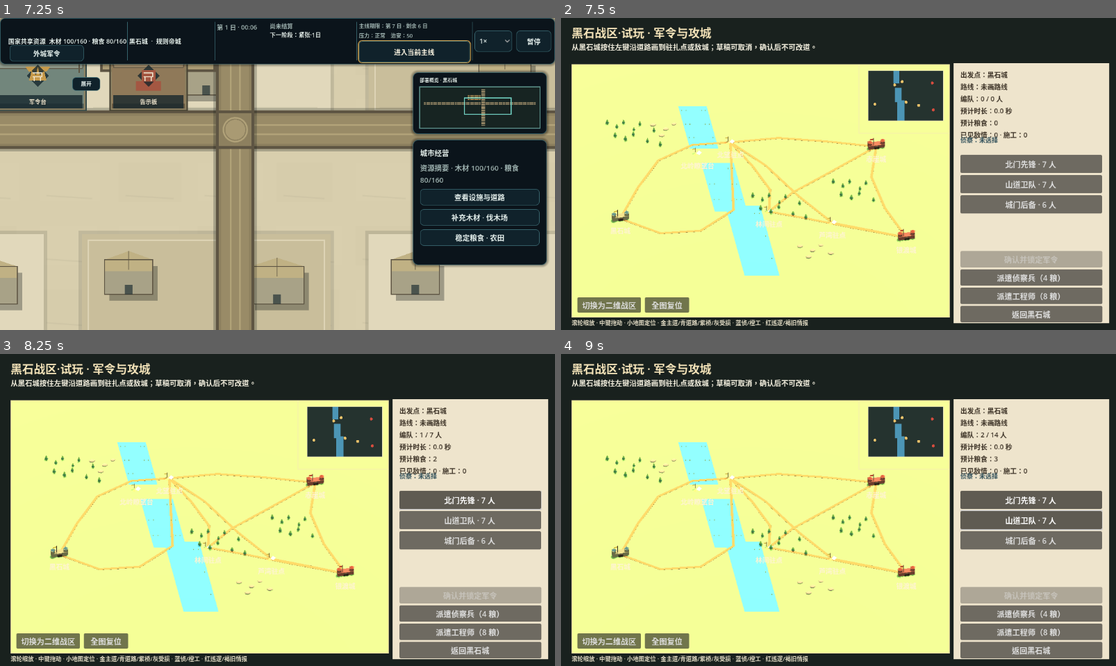
Above: before the commit, frames 1-4 (two rows, left to right).
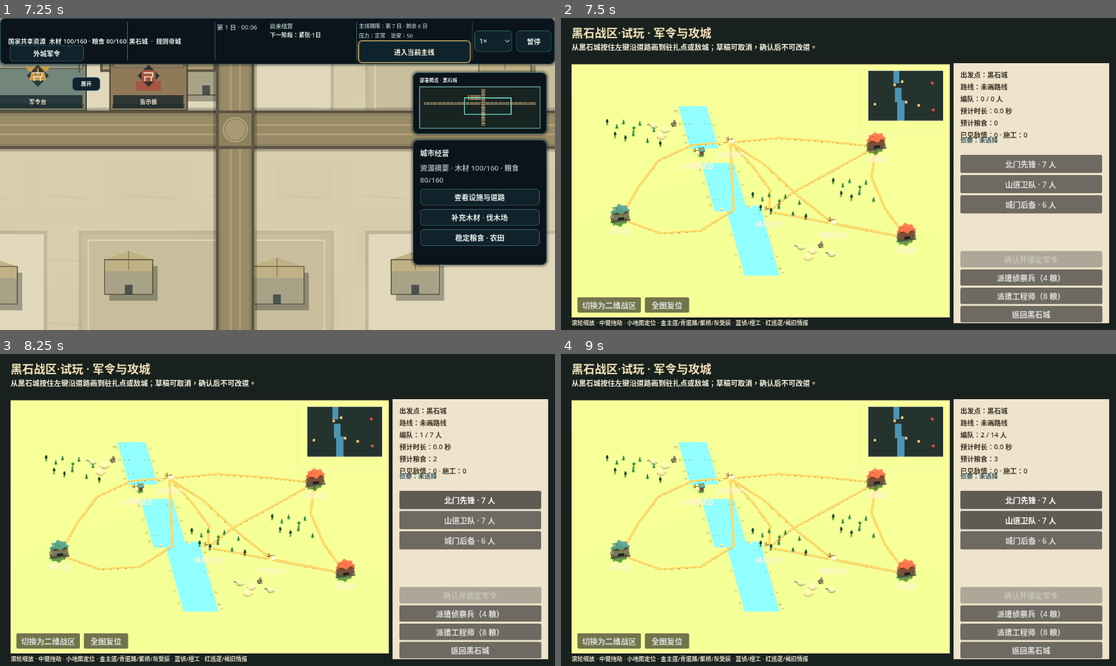
Above: after the commit, the same moments.

Repository: dodabojcuk-sys/Peace-Under-Heaven
Game: Godot game, scene res://scenes/title_shell.tscn
Same seed, same stepped clock (60 frames per second), same inputs: the game is played once before the commit and once after it.
Inputs:
- Up to frame 1 (7.25 s): click "进入黑石城" at 0.5 s; click "1×" at 1.25 s; click "暂停" at 2 s; click "继续" at 2.75 s; click "进入当前主线" at 3.5 s; click "北门先锋 · 7 / 20 人" at 4.25 s; click "山道卫队 · 7 / 20 人" at 5 s; click "城门后备 · 6 / 20 人" at 5.75 s; click "返回城市" at 6.5 s
- Up to frame 2 (7.5 s): click "外城军令" at 7.25 s
- Up to frame 3 (8.25 s): click "北门先锋 · 7 人" at 8 s
- Up to frame 4 (9 s): click "山道卫队 · 7 人" at 8.75 s

Frame 1 is identical in both runs. In frame 2, 1.0% of the frame differs, in the area x 8-65%, y 28-82%; in frame 3, 1.0%; in frame 4, 1.0%.

Commit message:
feat: add blackstone formal art assets

Diff:
--- a/scripts/macro_march/macro_march_low_poly_presentation.gd
+++ b/scripts/macro_march/macro_march_low_poly_presentation.gd
@@ -11,6 +11,15 @@
 const CAMERA_YAW := -atan(OBLIQUE_X_SKEW)
 const CAMERA_PITCH := deg_to_rad(47.0)
 const CAMERA_DISTANCE := 1200.0
+const NATURE_ASSET_PATHS := {
+	&"TREE_BROADLEAF": "res://assets/blackstone_art/kenney_nature/tree_default.glb",
+	&"TREE_PINE": "res://assets/blackstone_art/kenney_nature/tree_pineRoundA.glb",
+	&"TREE_DARK": "res://assets/blackstone_art/kenney_nature/tree_cone_dark.glb",
+	&"ROCK_WIDE": "res://assets/blackstone_art/kenney_nature/rock_largeA.glb",
+	&"ROCK_LOW": "res://assets/blackstone_art/kenney_nature/rock_largeC.glb",
+	&"ROCK_TALL": "res://assets/blackstone_art/kenney_nature/rock_tallB.glb",
+	&"GRASS": "res://assets/blackstone_art/kenney_nature/grass_leafsLarge.glb",
+}
 
 var _viewport := SubViewport.new()
 var _texture := TextureRect.new()
@@ -33,6 +42,7 @@
 var _specialist_visual_signatures: Dictionary = {}
 var _patrol_nodes: Dictionary = {}
 var _patrol_visual_signatures: Dictionary = {}
+var _nature_scenes: Dictionary = {}
 
 
 func _ready() -> void:
@@ -193,6 +203,7 @@
 			&"WATER":
 				_add_ground_quad(_static_root, terrain_rect, Color(palette.get("water_color", Color("438bb2"))), 0.18, "River")
 				_add_water_reeds(terrain_rect)
+				_add_riverbank_detail(terrain_rect)
 			&"FOREST":
 				_add_forest_patch(terrain_rect)
 			&"ROCKS":
@@ -236,17 +247,21 @@
 	]:
 		if offset.x > rect.size.x - 8.0 or offset.y > rect.size.y - 8.0:
 			continue
-		_add_tree(patch, rect.position + offset, 0.74 + fmod(offset.x, 3.0) * 0.1)
+		var kinds := [&"TREE_BROADLEAF", &"TREE_PINE", &"TREE_DARK"]
+		_add_tree(patch, rect.position + offset, 0.74 + fmod(offset.x, 3.0) * 0.1, kinds[int(offset.x) % kinds.size()])
 
 
 func _add_rock_patch(rect: Rect2) -> void:
 	var rocks := Node3D.new()
 	rocks.name = "Rocks"
 	_static_root.add_child(rocks)
-	for offset in [Vector2(28, 34), Vector2(76, 58), Vector2(116, 28), Vector2(148, 74), Vector2(52, 95)]:
+	var offsets := [Vector2(28, 34), Vector2(76, 58), Vector2(116, 28), Vector2(148, 74), Vector2(52, 95)]
+	var kinds := [&"ROCK_WIDE", &"ROCK_LOW", &"ROCK_TALL"]
+	for index in range(offsets.size()):
+		var offset: Vector2 = offsets[index]
 		if offset.x > rect.size.x - 8.0 or offset.y > rect.size.y - 8.0:
 			continue
-		_add_rock(rocks, rect.position + offset, 7.0 + fmod(offset.x, 6.0))
+		_add_rock(rocks, rect.position + offset, 7.0 + fmod(offset.x, 6.0), kinds[index % kinds.size()])
 
 
 func _add_water_reeds(rect: Rect2) -> void:
@@ -259,7 +274,23 @@
 			_add_box(reeds, Vector3(1.2, 7.0, 1.2), _ground_position(point, 3.5), Color("8a984d"), "Reed")
 
 
-func _add_tree(parent: Node3D, world_position: Vector2, scale: float) -> void:
+func _add_riverbank_detail(rect: Rect2) -> void:
+	# These visual-only instances sit just outside the authoritative water region.
+	# They improve shore readability without altering traversal geometry or fog.
+	var bank := Node3D.new()
+	bank.name = "RiverbankArt"
+	_static_root.add_child(bank)
+	for ratio in [0.14, 0.42, 0.70, 0.88]:
+		var y := lerpf(rect.position.y, rect.end.y, ratio)
+		_add_nature_asset(bank, &"GRASS", Vector2(rect.position.x - 11.0, y), 26.0, 0.0, "RiverbankGrass")
+		_add_nature_asset(bank, &"GRASS", Vector2(rect.end.x + 11.0, y + 8.0), 22.0, 0.35, "RiverbankGrass")
+	for point in [Vector2(rect.position.x - 18.0, rect.position.y + 22.0), Vector2(rect.end.x + 18.0, rect.end.y - 25.0)]:
+		_add_nature_asset(bank, &"ROCK_LOW", point, 15.0, 0.0, "RiverbankRock")
+
+
+func _add_tree(parent: Node3D, world_position: Vector2, scale: float, nature_kind: StringName) -> void:
+	if _add_nature_asset(parent, nature_kind, world_position, 23.0 * scale, fmod(world_position.x, 3.0) * 0.38, "ArtTree"):
+		return
 	var tree := Node3D.new()
 	tree.name = "Tree"
 	tree.position = _ground_position(world_position)
@@ -269,7 +300,9 @@
 	_add_cylinder(tree, 0.0, 5.6 * scale, 12.0 * scale, Vector3(0, 25.0 * scale, 0), Color("517443"), 7, "CrownTop")
 
 
-func _add_rock(parent: Node3D, world_position: Vector2, radius: float) -> void:
+func _add_rock(parent: Node3D, world_position: Vector2, radius: float, nature_kind: StringName) -> void:
+	if _add_nature_asset(parent, nature_kind, world_position, radius * 3.6, fmod(world_position.y, 4.0) * 0.25, "ArtRock"):
+		return
 	var mesh := SphereMesh.new()
 	mesh.radial_segments = 6
 	mesh.rings = 3
@@ -282,6 +315,52 @@
 	instance.scale = Vector3(1.18, 0.72, 0.9)
 	instance.material_override = _material(Color("756f61"), 1.0)
 	parent.add_child(instance)
+
+
+func _add_nature_asset(parent: Node3D, asset_kind: StringName, world_position: Vector2, visual_scale: float, yaw: float, node_name: String) -> bool:
+	var path := String(NATURE_ASSET_PATHS.get(asset_kind, ""))
+	if path.is_empty():
+		return false
+	var scene: PackedScene = _nature_scenes.get(asset_kind, null)
+	if scene == null:
+		scene = load(path) as PackedScene
+		if scene == null:
+			return false
+		_nature_scenes[asset_kind] = scene
+	var instance := scene.instantiate() as Node3D
+	if instance == null:
+		return false
+	instance.name = node_name
+	instance.position = _ground_position(world_position)
+	instance.scale = Vector3.ONE * visual_scale
+	instance.rotation.y = yaw
+	instance.set_meta("asset_path", path)
+	instance.set_meta("world_anchor", world_position)
+	var tint := _nature_tint(asset_kind)
+	for child in instance.find_children("*", "MeshInstance3D", true, false):
+		var mesh_instance := child as MeshInstance3D
+		mesh_instance.material_override = _material(tint, 0.96)
+	parent.add_child(instance)
+	return true
+
+
+func _nature_tint(asset_kind: StringName) -> Color:
+	match asset_kind:
+		&"TREE_BROADLEAF":
+			return Color("3e7445")
+		&"TREE_PINE":
+			return Color("285b45")
+		&"TREE_DARK":
+			return Color("234438")
+		&"ROCK_WIDE":
+			return Color("6f7269")
+		&"ROCK_LOW":
+			return Color("83796a")
+		&"ROCK_TALL":
+			return Color("665f57")
+		&"GRASS":
+			return Color("6f9040")
+	return Color.WHITE
 
 
 func _rebuild_roads(roads: Dictionary) -> void:
@@ -354,7 +433,7 @@
 		if kind == &"ENEMY_CITY" or point_id in [&"blackstone_city", &"redcliff_city", &"silverford_city"]:
 			_add_city(_point_root, position, controller != &"player")
 		else:
-			_add_garrison(_point_root, position, bool(point.get("camp_id", false)))
+			_add_garrison(_point_root, position, bool(point.get("camp_id", false)), point_id)
 
 
 func _add_city(parent: Node3D, position: Vector2, enemy: bool) -> void:
@@ -362,27 +441,37 @@
 	city.name = "EnemyCity" if enemy else "FriendlyCity"
 	city.position = _ground_position(position, 0.8)
 	parent.add_child(city)
-	var wall_color := Color("6b3f3a") if enemy else Color("6a6654")
-	var roof_color := Color("71372f") if enemy else Color("38515e")
+	var wall_color := Color("78504a") if enemy else Color("777467")
+	var roof_color := Color("71372f") if enemy else Color("274c55")
 	var banner_color := Color("bf4e41") if enemy else Color("ddb550")
-	_add_box(city, Vector3(66.0, 18.0, 22.0), Vector3(0, 9.0, 0), wall_color, "Wall")
+	# An authored gatehouse follows the local Chinese frontier reference silhouette,
+	# while remaining a lightweight assembly at the authoritative city anchor.
+	_add_box(city, Vector3(78.0, 8.0, 38.0), Vector3(0, 4.0, 0), Color("55534d"), "WallFoot")
+	_add_box(city, Vector3(68.0, 19.0, 24.0), Vector3(0, 17.5, 0), wall_color, "Wall")
 	for x in [-27.0, 27.0]:
-		_add_box(city, Vector3(15.0, 31.0, 15.0), Vector3(x, 15.5, 0), wall_color, "Tower")
-		_add_cylinder(city, 0.0, 11.0, 11.0, Vector3(x, 36.0, 0), roof_color, 4, "TowerRoof")
-	_add_box(city, Vector3(19.0, 13.0, 4.0), Vector3(0, 6.5, -12.5), Color("2e2724"), "Gate")
-	_add_box(city, Vector3(2.0, 39.0, 2.0), Vector3(12.0, 34.5, 0), Color("332d29"), "FlagPole")
-	_add_box(city, Vector3(14.0, 8.0, 1.0), Vector3(19.0, 47.0, 0), banner_color, "Flag")
-
-
-func _add_garrison(parent: Node3D, position: Vector2, is_runtime_camp: bool) -> void:
+		_add_box(city, Vector3(17.0, 35.0, 18.0), Vector3(x, 25.5, 0), wall_color, "Tower")
+		_add_cylinder(city, 0.0, 15.0, 10.0, Vector3(x, 48.0, 0), roof_color, 4, "TowerRoof")
+	_add_box(city, Vector3(25.0, 16.0, 5.0), Vector3(0, 11.0, -14.5), Color("292725"), "Gate")
+	_add_box(city, Vector3(46.0, 17.0, 25.0), Vector3(0, 45.0, 0), Color("74492f"), "Gatehouse")
+	_add_box(city, Vector3(58.0, 3.0, 33.0), Vector3(0, 55.0, 0), roof_color, "RoofEave")
+	_add_cylinder(city, 0.0, 32.0, 13.0, Vector3(0, 62.5, 0), roof_color, 4, "GatehouseRoof")
+	_add_box(city, Vector3(2.0, 53.0, 2.0), Vector3(15.0, 38.5, 0), Color("332d29"), "FlagPole")
+	_add_box(city, Vector3(16.0, 9.0, 1.0), Vector3(23.0, 56.0, 0), banner_color, "Flag")
+
+
+func _add_garrison(parent: Node3D, position: Vector2, is_runtime_camp: bool, point_id: StringName) -> void:
 	var camp := Node3D.new()
 	camp.name = "RuntimeCamp" if is_runtime_camp else "Garrison"
 	camp.position = _ground_position(position, 0.4)
 	parent.add_child(camp)
 	_add_cylinder(camp, 0.0, 12.0, 15.0, Vector3(-7, 7.5, 2), Color("ded3ae"), 4, "Tent")
 	_add_cylinder(camp, 0.0, 9.0, 12.0, Vector3(10, 6.0, -4), Color("b8965f"), 4, "Tent")
+	_add_box(camp, Vector3(32.0, 2.5, 2.5), Vector3(0, 4.0, 14), Color("684b34"), "CampPalisade")
 	_add_box(camp, Vector3(2.0, 27.0, 2.0), Vector3(8, 14.0, 8), Color("49372b"), "FlagPole")
 	_add_box(camp, Vector3(11.0, 6.0, 1.0), Vector3(14.0, 22.0, 8), Color("ddb550"), "Flag")
+	if point_id == &"ridge_watch":
+		_add_box(camp, Vector3(15.0, 25.0, 15.0), Vector3(-17.0, 12.5, -5.0), Color("6a5039"), "Watchtower")
+		_add_box(camp, Vector3(25.0, 3.0, 25.0), Vector3(-17.0, 26.0, -5.0), Color("304e55"), "WatchtowerRoof")
 
 
 func _sync_armies(armies: Array) -> void:
--- a/tests/run_macro_march_low_poly_graphical_smoke.gd
+++ b/tests/run_macro_march_low_poly_graphical_smoke.gd
@@ -20,6 +20,7 @@
 func _run() -> void:
 	for viewport_size in [Vector2i(1152, 648), Vector2i(1280, 720), Vector2i(1920, 1080)]:
 		await _check_projection_at_size(viewport_size)
+	await _check_formal_art_assets()
 	await _check_dynamic_actor_and_mode_switch()
 	await _check_engineering_input()
 	_finish()
@@ -116,6 +117,34 @@
 			and presentation.visible
 			and city.export_v5_campaign_snapshot() == snapshot_before_toggle,
 		"图形进程在低模模式接收鼠标绘线、确认军令并更新军队位置，二维/三维切换不重发军令或改写状态"
+	)
+	scene.queue_free()
+	await process_frame
+
+
+func _check_formal_art_assets() -> void:
+	root.size = Vector2i(1280, 720)
+	var scene := CITY_SCENE.instantiate()
+	root.add_child(scene)
+	await process_frame
+	await process_frame
+	scene.open_macro_march_r0()
+	await process_frame
+	var macro: MacroMarchR0 = scene.get_node("UI/MacroMarchR0")
+	var presentation: MacroMarchLowPolyPresentation = macro._low_poly_presentation
+	var asset_paths: Dictionary = {}
+	var anchors_match := true
+	for node in presentation._static_root.find_children("*", "Node3D", true, false):
+		if not node.has_meta("asset_path"):
+			continue
+		asset_paths[String(node.get_meta("asset_path"))] = true
+		var anchor := Vector2(node.get_meta("world_anchor", Vector2.INF))
+		anchors_match = anchors_match and node.global_position.distance_to(presentation._ground_position(anchor)) <= 0.001
+	var has_gatehouse := presentation._point_root.find_child("Gatehouse", true, false) != null
+	var has_watchtower := presentation._point_root.find_child("Watchtower", true, false) != null
+	_check(
+		asset_paths.size() == 7 and anchors_match and has_gatehouse and has_watchtower,
+		"图形进程实际实例化七项已登记 CC0 自然素材，并让城楼、瞭望台和素材锚点保持在权威战区坐标（素材=%d，锚点=%s，城楼=%s，瞭望=%s）" % [asset_paths.size(), anchors_match, has_gatehouse, has_watchtower]
 	)
 	scene.queue_free()
 	await process_frame
Not shown, added: assets/blackstone_art/kenney_nature/License.txt
Binary file added: assets/blackstone_art/kenney_nature/grass_leafsLarge.glb
Binary file added: assets/blackstone_art/kenney_nature/rock_largeA.glb
Binary file added: assets/blackstone_art/kenney_nature/rock_largeC.glb
Binary file added: assets/blackstone_art/kenney_nature/rock_tallB.glb
Binary file added: assets/blackstone_art/kenney_nature/tree_cone_dark.glb
Binary file added: assets/blackstone_art/kenney_nature/tree_default.glb
Binary file added: assets/blackstone_art/kenney_nature/tree_pineRoundA.glb
Binary file added: docs/design/references/blackstone_chinese_gatehouse_reference_20260909.png
Not shown, changed: CHANGELOG.md
Not shown, changed: CURRENT_STATE.md
Not shown, added: assets/blackstone_art/ASSET_MANIFEST.md
(and 2 more such lines)
